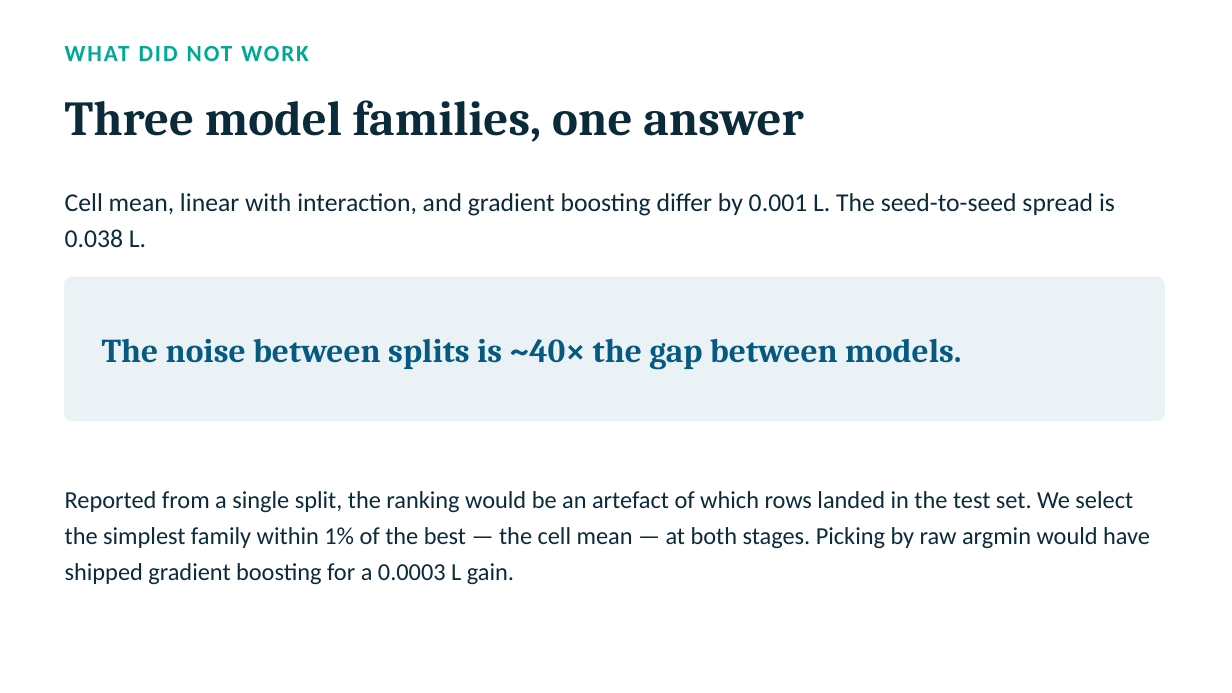
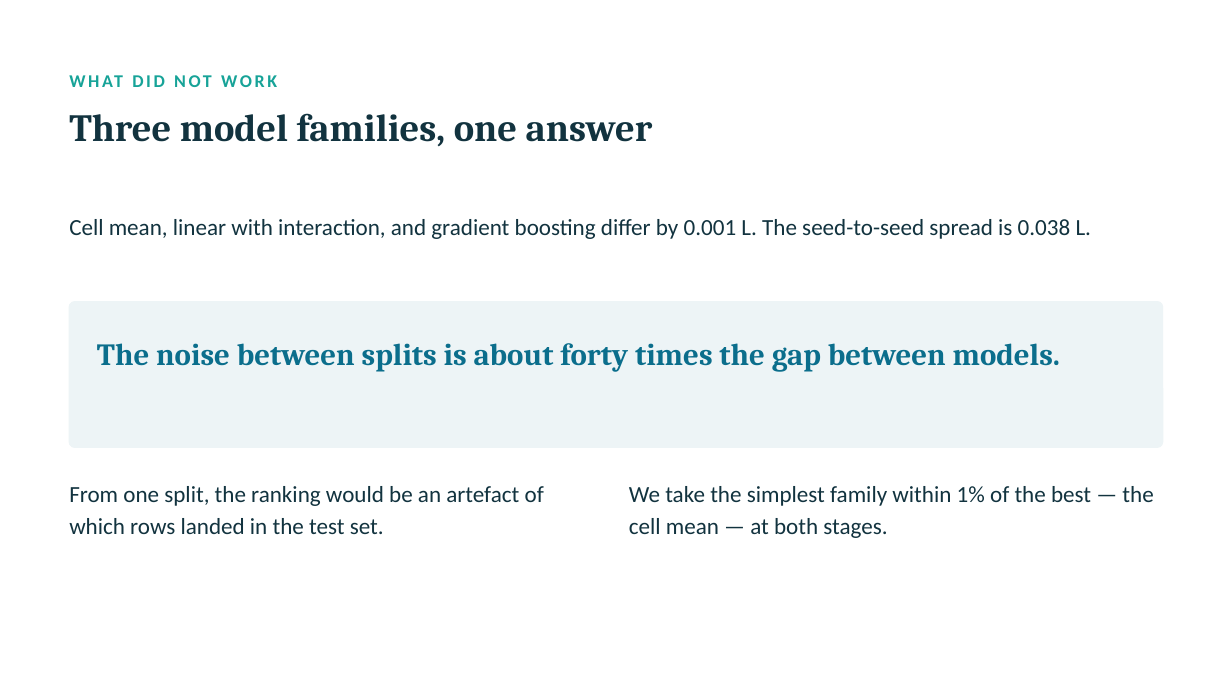
Before and after one commit to namanphogat0003-commits/doorstep-A07-water-supplies, a slide deck: slide 7 of paper/A7_slides.pptx. Drawn at 1232x693 pixels with LibreOffice and Linux fonts; fonts in the diff are those of the drawing. Boxes give left, top, right and bottom in pixels: in the first picture for what was removed or moved away, otherwise in the second. Text is boxed around its words. In the diff, an @@ line names an element or a change of style, - is before the commit and + after.

```diff
--- a/paper/A7_slides.pptx
+++ b/paper/A7_slides.pptx
@@ text "WHAT DID NOT WORK": place and size @@
-text "WHAT DID NOT WORK" at box(65, 46, 309, 61)
+text "WHAT DID NOT WORK" at box(69, 69, 1163, 97)
@@ text "WHAT DID NOT WORK" at box(69, 69, 1163, 97): size 18 to 14 pt, text colour #00A896 to #17A398, letter spacing 1.5 to 2 pt; vertical alignment middle to top @@
@@ text "Three model families, one answer": place and size @@
-text "Three model families, one answer" at box(65, 100, 804, 142)
+text "Three model families, one answer" at box(69, 113, 653, 146)
@@ text "Three model families, one answer" at box(69, 113, 653, 146): size 38 to 30 pt, text colour #0B2B3A to #12333F; vertical alignment middle to top @@
@@ text "Cell mean, linear with interaction, ...": place and size @@
-text "Cell mean, linear with interaction, ..." at box(65, 193, 1115, 248)
+text "Cell mean, linear with interaction, ..." at box(69, 219, 1092, 239)
@@ text "Cell mean, linear with interaction, ..." at box(69, 219, 1092, 239): size 20 to 18 pt, text colour #0B2B3A to #12333F; line spacing 28pt to 25pt; vertical alignment middle to top @@
@@ rounded rectangle: place and size @@
-rounded rectangle at box(65, 277, 1165, 421)
+rounded rectangle at box(69, 301, 1163, 447)
@@ rounded rectangle at box(69, 301, 1163, 447): fill #EAF2F5 to #EDF4F6; outline #EAF2F5 1 pt to #EDF4F6 1 pt; proportions changed @@
@@ text "The noise between splits is ..." at box(97, 343, 1060, 372): vertical alignment middle to top @@
@@ text at box(97, 343, 1060, 372): text changed; size 26 to 24 pt; text colour #065A82 to #0B6E8C @@
-The noise between splits is ~40× the gap between models.
+The noise between splits is about forty times the gap between models.
@@ text "From one split, the ranking ..." at box(69, 486, 544, 534): vertical alignment middle to top @@
@@ text at box(69, 486, 544, 534): text changed; size 19 to 18 pt; text colour #0B2B3A to #12333F @@
-Reported from a single split, the ranking would be an artefact of which rows landed in the test set. We select the simplest family within 1% of the best — the cell mean — at both stages. Picking by raw argmin would have shipped gradient boosting for a 0.0003 L gain.
+From one split, the ranking would be an artefact of which rows landed in the test set.
@@ text added at box(629, 486, 1153, 538), 18 pt, text #12333F @@
+We take the simplest family within 1% of the best — the cell mean — at both stages.
```
Also in this commit, not shown: 11 other slides changed, 5 other files.
